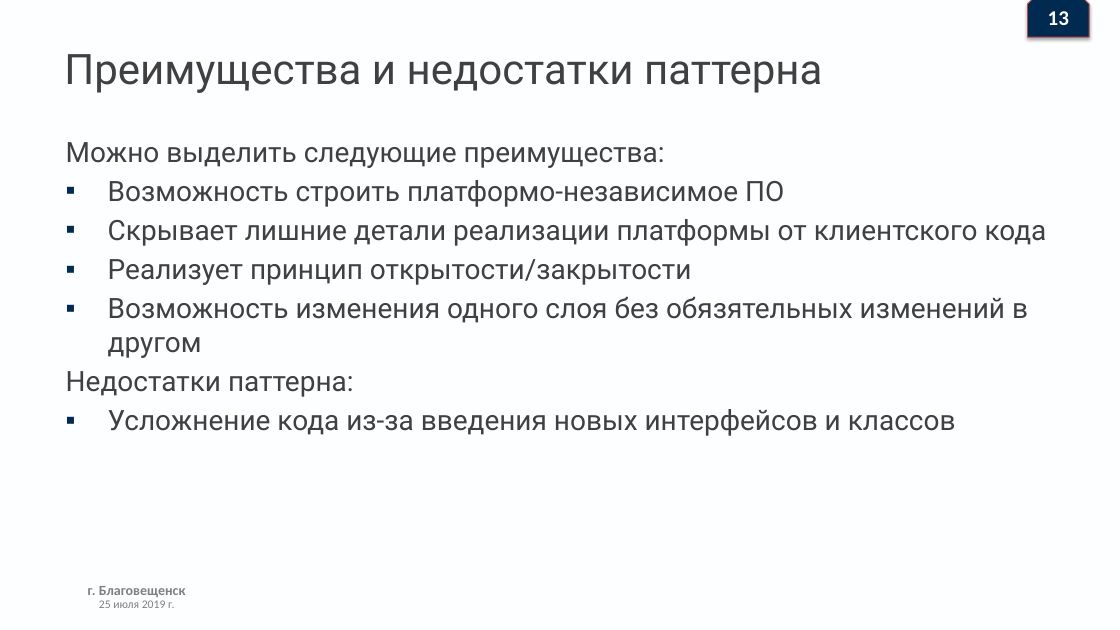
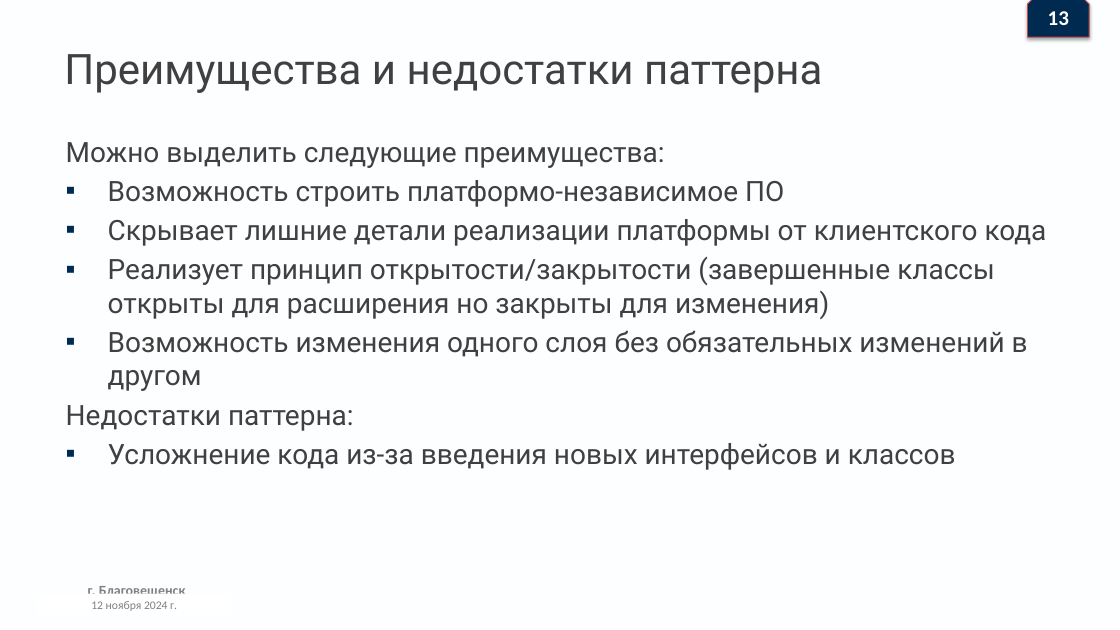
Before and after one commit to Denis-buh/Pattern-Bridge, a slide deck: slide 15 of Presentation/Презентация.pptx. Drawn at 1120x630 pixels with LibreOffice and Linux fonts; fonts in the diff are those of the drawing; background and template pictures are left out. Boxes give left, top, right and bottom in pixels: in the first picture for what was removed or moved away, otherwise in the second. Text is boxed around its words. In the diff, an @@ line names an element or a change of style, - is before the commit and + after.

```diff
--- a/Presentation/Презентация.pptx
+++ b/Presentation/Презентация.pptx
@@ text at [108, 256, 1028, 391]: text changed @@
-▪ Реализует принцип открытости/закрытости
-▪ Возможность изменения одного слоя без обязятельных изменений в другом
+▪ Реализует принцип открытости/закрытости (завершенные классы открыты для расширения но закрыты для изменения)
+▪ Возможность изменения одного слоя без обязательных изменений в другом
@@ text added at [91, 601, 174, 611], 10 pt, text #808080 @@
+12 ноября 2024 г.
```
Also in this commit, not shown: 14 other slides changed.
